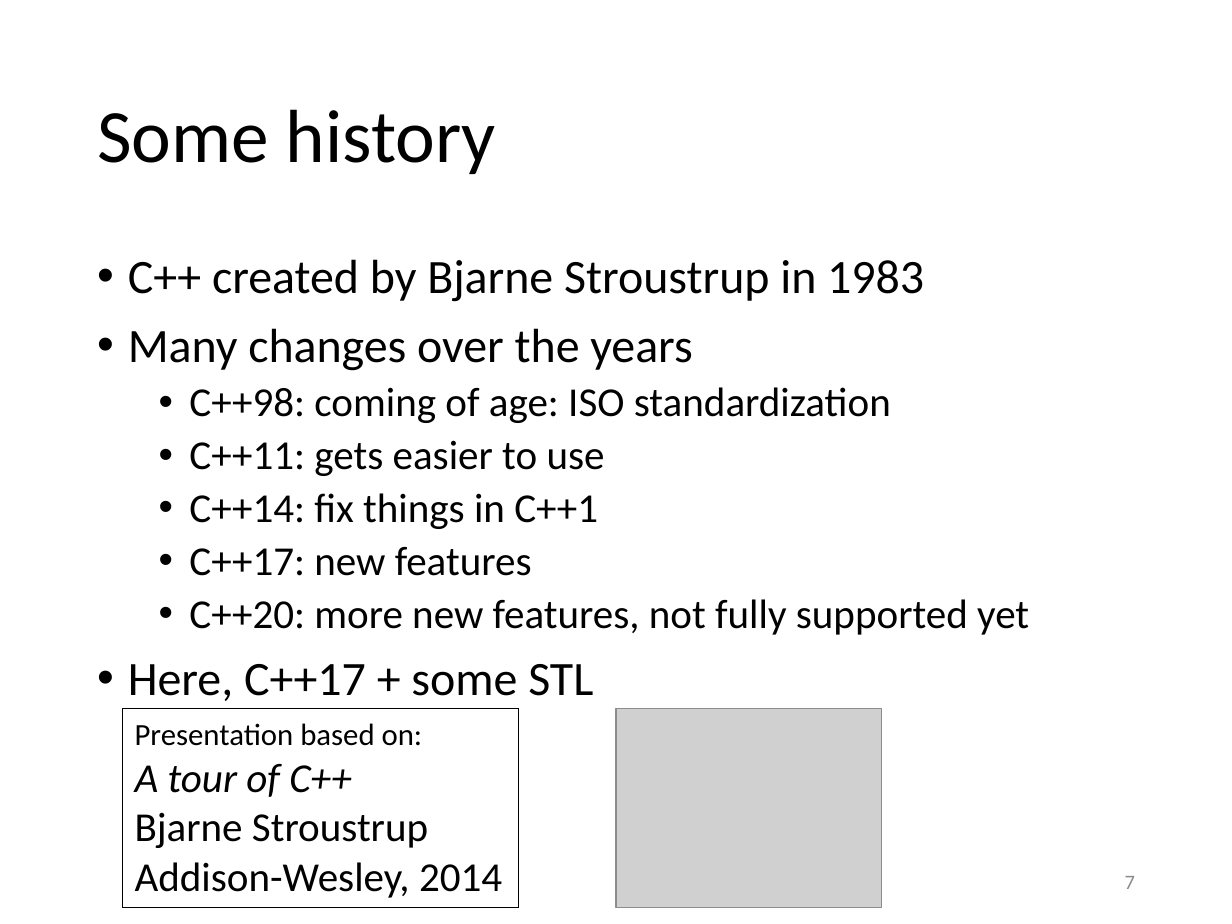
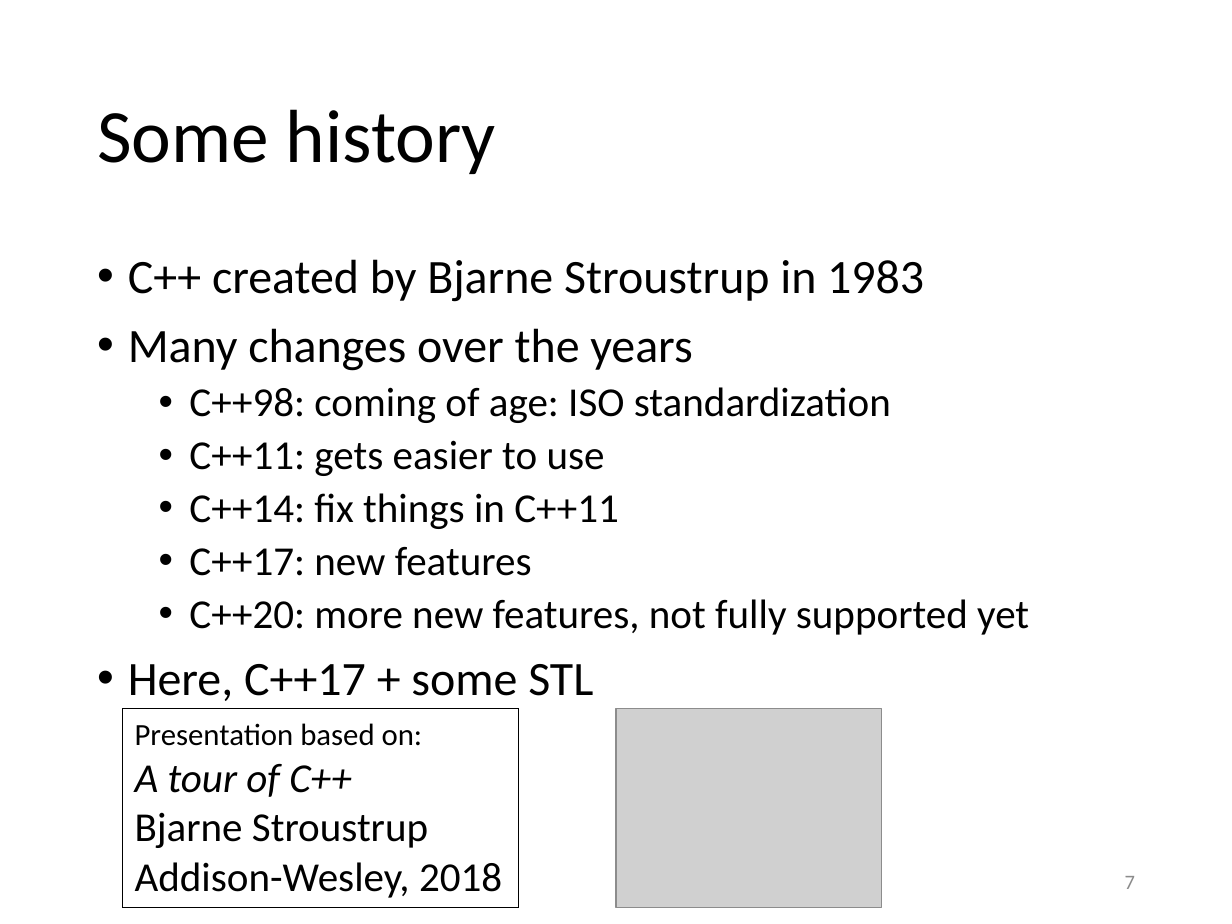
Before and after one commit to gjbex/Scientific-C-plus-plus, a slide deck: slide 7 of scientific_cpp.pptx. Drawn at 1232x924 pixels with LibreOffice and Linux fonts; fonts in the diff are those of the drawing; grey boxes stand for pictures. Boxes give left, top, right and bottom in pixels: in the first picture for what was removed or moved away, otherwise in the second. Text is boxed around its words. In the diff, an @@ line names an element or a change of style, - is before the commit and + after.

```diff
--- a/scientific_cpp.pptx
+++ b/scientific_cpp.pptx
@@ text at (x1=189, y1=493, x2=619, y2=529): text changed @@
-  • C++14: fix things in C++1
+  • C++14: fix things in C++11
@@ text in rectangle at (x1=135, y1=862, x2=502, y2=898): text changed @@
-Addison-Wesley, 2014
+Addison-Wesley, 2018
```
Also in this commit, not shown: 8 other slides changed.
